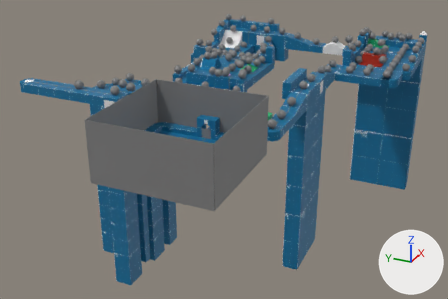
An edit to the glTF model public/assets/maze_platform_high.glb, drawn before and after from the same camera.
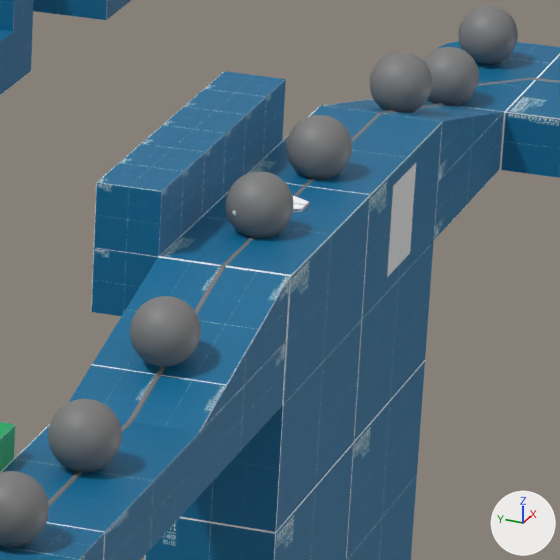
The first picture shows the older version from a 50 mm camera at (-50.8, -28.8, 25.5) aimed at (15.9, 1.2, -7.8). The close-ups show the older and then the newer version on the part from 60% to 76% of the width and 20% to 44% of the height of that picture. Only the edits that show in the close-ups are written down. Every picture has the same lights, and +X, +Y and +Z are marked at lower right. Where no turn or scale is listed for an object, it has been applied to the vertices.

The scene before the commit, as lines of its bpy script (objects in view):
```python
me_branding = bpy.data.meshes.new('Branding')
me_branding.from_pydata(...)  # a box spanning x -0.5..0.5, y -0.5..0.5, z -0.5..0.5
me_branding.materials.append(mat_iconme_1)  # its picture is missing
me_wall__7 = bpy.data.meshes.new('Wall (7)')
me_wall__7.from_pydata(...)  # a box spanning x -0.5..0.5, y -0.5..0.5, z -0.5..0.5
me_wall__7.materials.append(mat_prototype_512x512_blue2)
ob_branding__2 = bpy.data.objects.new('Branding (2)', me_branding)
ob_branding__2.parent = ob_brand
ob_branding__2.location = (27.43, -6.005, 0.006)
ob_branding__2.rotation_euler = (-1.571, 0.0, 0.0)  # degrees (-90, 0, 0)
ob_branding__2.scale = (-1.26, -1.48, -0.00741)
ob_cube__14 = bpy.data.objects.new('Cube (14)', me_wall__7)
ob_cube__14.parent = ob_floor
ob_cube__14.location = (31.41, -8.351, 0.5)
ob_cube__14.rotation_euler = (0.0, 0.0, 3.142)  # degrees (0, 0, 180)
ob_cube__14.scale = (-1.0, -1.0, 1.0)
ob_wall__43 = bpy.data.objects.new('Wall (43)', me_wall__7)
ob_wall__43.parent = ob_walls
ob_wall__43.location = (16.41, -6.354, 2.5)
# also in view: 'Cube (44)' at (24.0, 4.0, 0.5); 'Sphere (9)' at (28.6, -9.0, 1.5); 'Wall (48)' at (19.5, -7.5, 2.5); 'Sphere (5)' at (15.7, -9.0, 2.4); 'Sphere (8)' at (26.2, -9.0, 1.4)
```
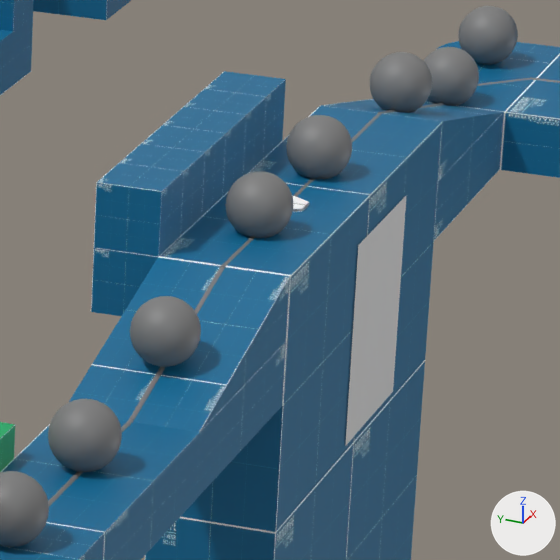
Pixel boxes (x1, y1, x2, y2) of what changed, in the close-ups (560 x 560 px):
'Plane', added
    after: (345, 195, 407, 446)
'Branding (2)', deleted
    before: (387, 163, 416, 277)

What the commit changed:
Mesh me_plane is new.
It has 121 vertices, 200 faces and spans x -5.0..5.0, y -5.0..5.0, z 0.0.
It uses material mat_iconme_1 (its picture is missing).
Object 'Branding (2)' (ob_branding__2) is deleted.
Object 'Plane' (ob_plane) is new; it shows me_plane.
Its parent is ob_brand.
Its location is (26.25, -6.023, -1.25).
Its rotation in degrees is (90, 0, 0).
Its scale is (0.26, 0.325, 0.325).
